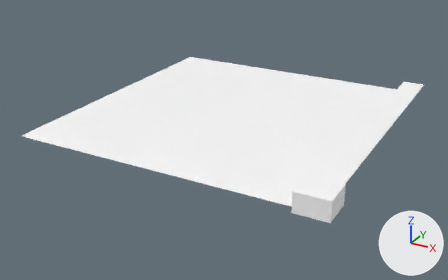
The FBX model GMTK Game Jam/Assets/Models/SM_FloorEdge.fbx: old version first, new version second.
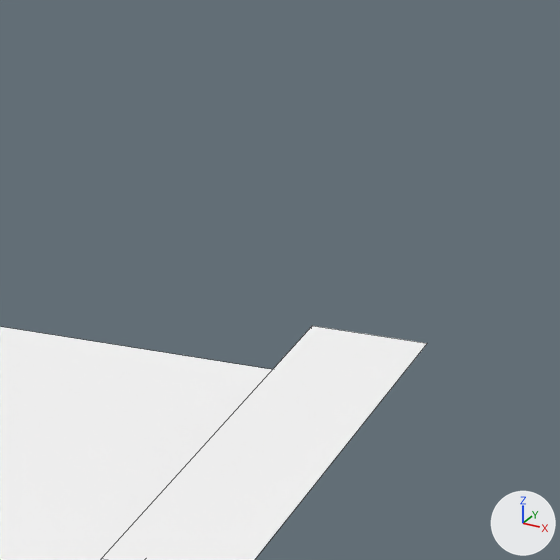
There are two pictures of each version: one whole from a 50 mm camera at (2.4, -7.45, 4.55) aimed at (-3.14, 2.62, -0.48), one close up on the part from 78% to 100% of the width and 8% to 44% of the height. Arrows for +X, +Y and +Z are at lower right; the lights stay in place. The close-ups show mesh edges as thin lines. Where no turn or scale is listed for an object, it has been applied to the vertices.

The first close-up shows 'SM_FloorEdge'.
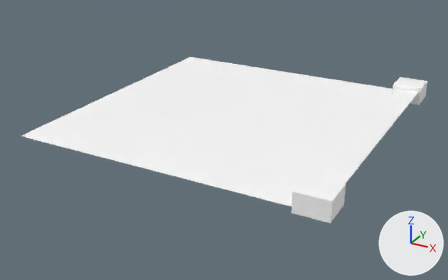
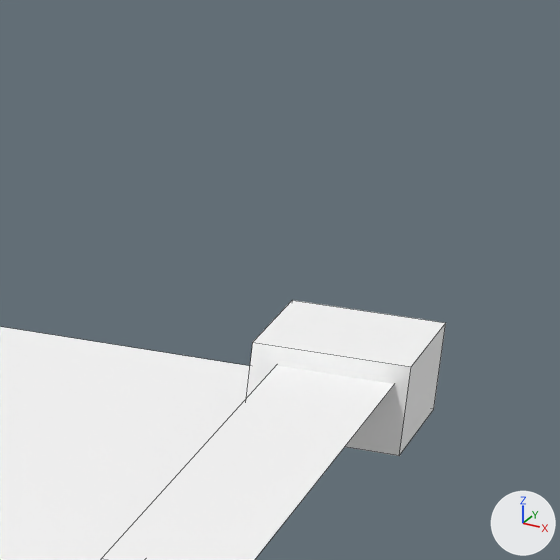
Where the newer file only moved an object's origin or applied its transform, the numbers keep the older frame.

Patch to the scene script:
```diff
--- a/GMTK Game Jam/Assets/Models/SM_FloorEdge.fbx.py
+++ b/GMTK Game Jam/Assets/Models/SM_FloorEdge.fbx.py
@@ me_mesh @@
 me_mesh.from_pydata(...)  # 23 vertices, 13 faces; spans x -6.0..0.05, y -0.05..5.99, z -0.06..0.29
 # used by ob_sm_flooredge; location = (0.002, 0.003, -0.011)
+# me_mesh part 1: the loose piece of 8 vertices spanning x -0.55..0.05, y -0.05..0.54, z -0.06..0.29 is copied, and the copy is moved by (0.0, 5.49, 0.0); it spans x -0.55..0.05, y 5.44..6.04, z -0.06..0.29
 me_mesh.materials.append(mat_t_dungeontrimsheet2)
```

Where the change shows, as pixel boxes [x1, y1, x2, y2] in the close-ups (560 x 560 px):
'SM_FloorEdge', reshaped: before [0, 326, 427, 560]; after [0, 300, 446, 560]
part 1 of me_mesh, added: after [246, 300, 446, 456]
